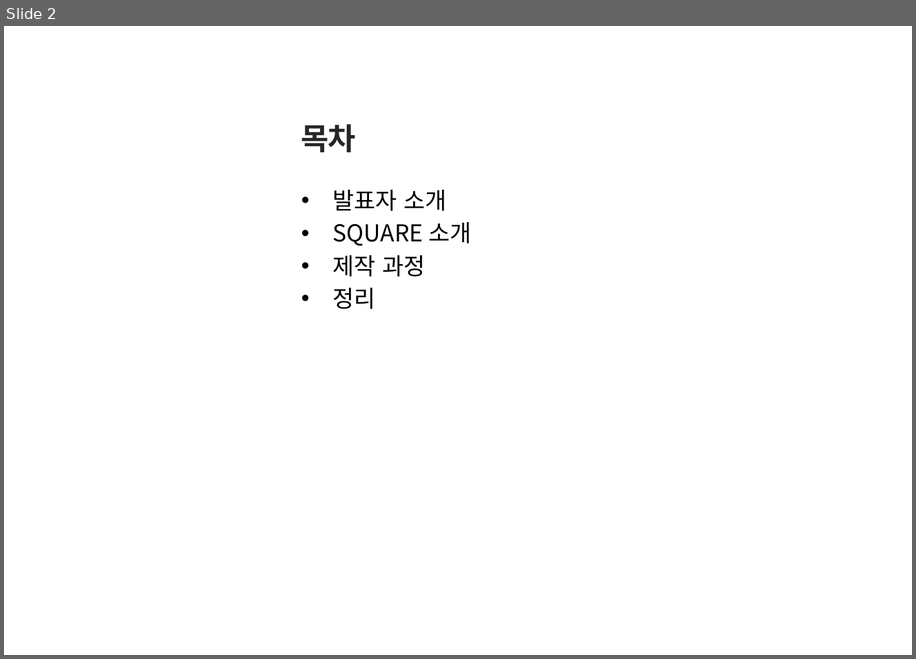
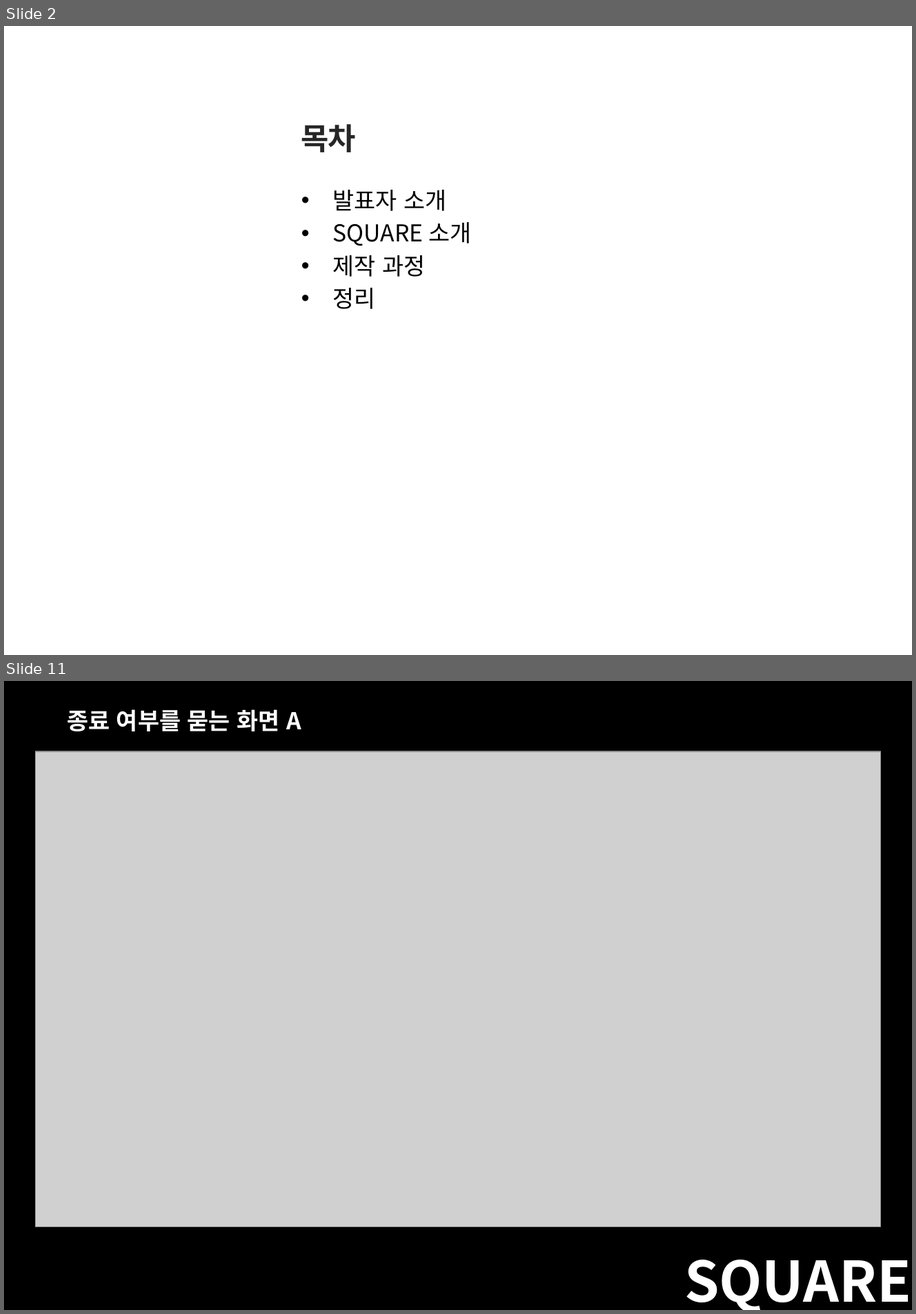
Before and after one commit to Hanghyeon/SQUARE, a slide deck: User_OtherFiles/포폴 발표 준비/2017_NCIA.pptx. Shown one above the other, each under a label of ours: slide 2 before the commit, slides 2 and 11 after it; the slides between them are not shown. The pictures are 916x659 and 916x1314 pixels, drawn with LibreOffice and Linux fonts; fonts in the diff are those of the drawing; grey boxes stand for pictures; background and template pictures are left out. Boxes give left, top, right and bottom in pixels: in the first picture for what was removed or moved away, otherwise in the second. Text is boxed around its words. In the diff, an @@ line names an element or a change of style, - is before the commit and + after.

```diff
--- a/User_OtherFiles/포폴 발표 준비/2017_NCIA.pptx
+++ b/User_OtherFiles/포폴 발표 준비/2017_NCIA.pptx
@@ slide 11 added at [4, 681, 912, 1310], background #000000 @@
@@ text added at [67, 709, 301, 731], 20 pt, text #FFFFFF, bold @@
+종료 여부를 묻는 화면 A
@@ picture added at [36, 751, 881, 1227] @@
@@ text added at [684, 1259, 911, 1310], 48 pt, text #FFFFFF, bold @@
+SQUARE
```
Also in this commit, not shown: 3 slides changed, 24 other slides added, 8 slides removed, 19 other files.
